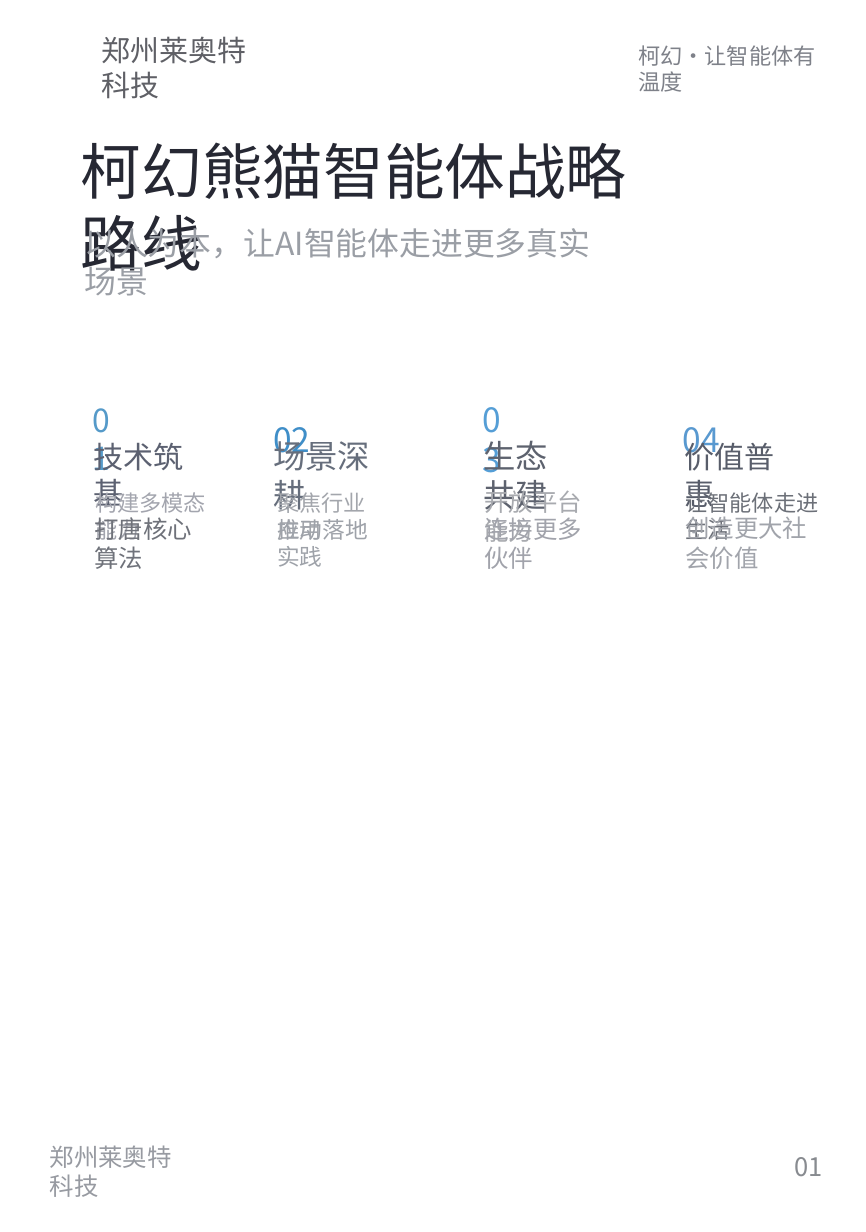
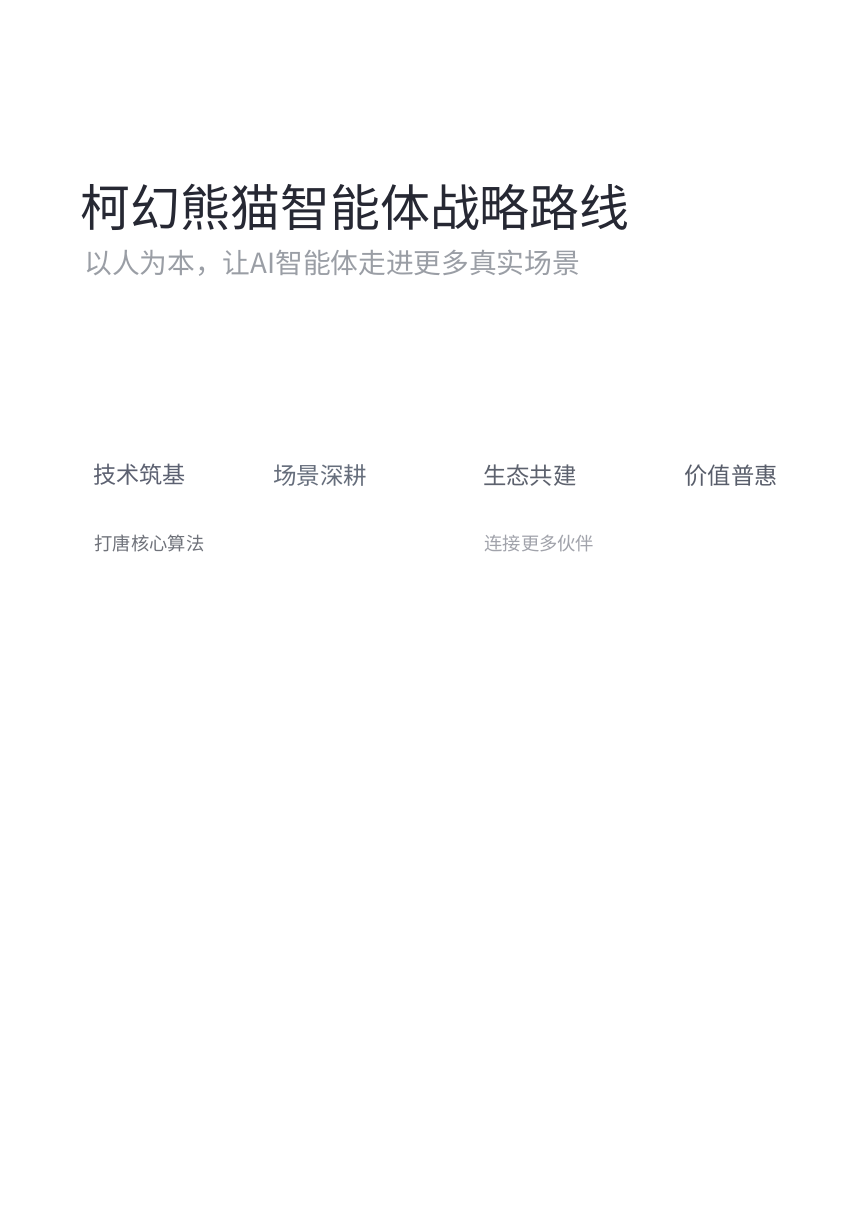
Before and after one commit to xiaoguo96/pdf2pptx, a slide deck: slide 4 of samples/output_测试3_editable.pptx. Drawn at 866x1232 pixels with LibreOffice and Linux fonts; fonts in the diff are those of the drawing; background and template pictures are left out. Boxes give left, top, right and bottom in pixels: in the first picture for what was removed or moved away, otherwise in the second. Text is boxed around its words. In the diff, an @@ line names an element or a change of style, - is before the commit and + after.

```diff
--- a/samples/output_测试3_editable.pptx
+++ b/samples/output_测试3_editable.pptx
@@ text removed at [101, 36, 246, 99] @@
-郑州莱奥特科技
@@ text removed at [638, 45, 815, 92] @@
-柯幻·让智能体有温度
@@ text "柯幻熊猫智能体战略路线" at [81, 184, 630, 230]: size 59.7 to 49.1 pt @@
@@ text "以人为本，让AI智能体走进更多真实场景" at [84, 250, 580, 276]: size 31.3 to 27.3 pt @@
@@ text removed at [92, 425, 124, 454] @@
-01
@@ text removed at [273, 427, 310, 461] @@
-02
@@ text removed at [482, 424, 518, 455] @@
-03
@@ text removed at [683, 427, 720, 461] @@
-04
@@ text "技术筑基" at [93, 463, 185, 485]: size 29.6 to 22.7 pt @@
@@ text "场景深耕" at [273, 464, 367, 486]: size 31.8 to 23.2 pt @@
@@ text "生态共建" at [483, 464, 577, 486]: size 31.8 to 23 pt @@
@@ text "价值普惠" at [684, 464, 777, 486]: size 29.6 to 22.9 pt @@
@@ text removed at [95, 489, 206, 540] @@
-构建多模态能力
@@ text removed at [277, 489, 366, 540] @@
-聚焦行业应用
@@ text removed at [484, 486, 582, 542] @@
-开放平台能力
@@ text removed at [685, 489, 818, 540] @@
-让智能体走进生活
@@ text "打唐核心算法" at [95, 534, 205, 552]: size 24 to 18 pt @@
@@ text removed at [277, 519, 368, 567] @@
-推动落地实践
@@ text "连接更多伙伴" at [484, 535, 594, 552]: size 24 to 18 pt @@
@@ text removed at [685, 516, 807, 569] @@
-创造更大社会价值
@@ text removed at [50, 1145, 172, 1197] @@
-郑州莱奥特科技
@@ text removed at [794, 1157, 822, 1176] @@
-01
```
Also in this commit, not shown: 7 other slides changed, 2 slides added, 2 slides removed, 26 other files.
